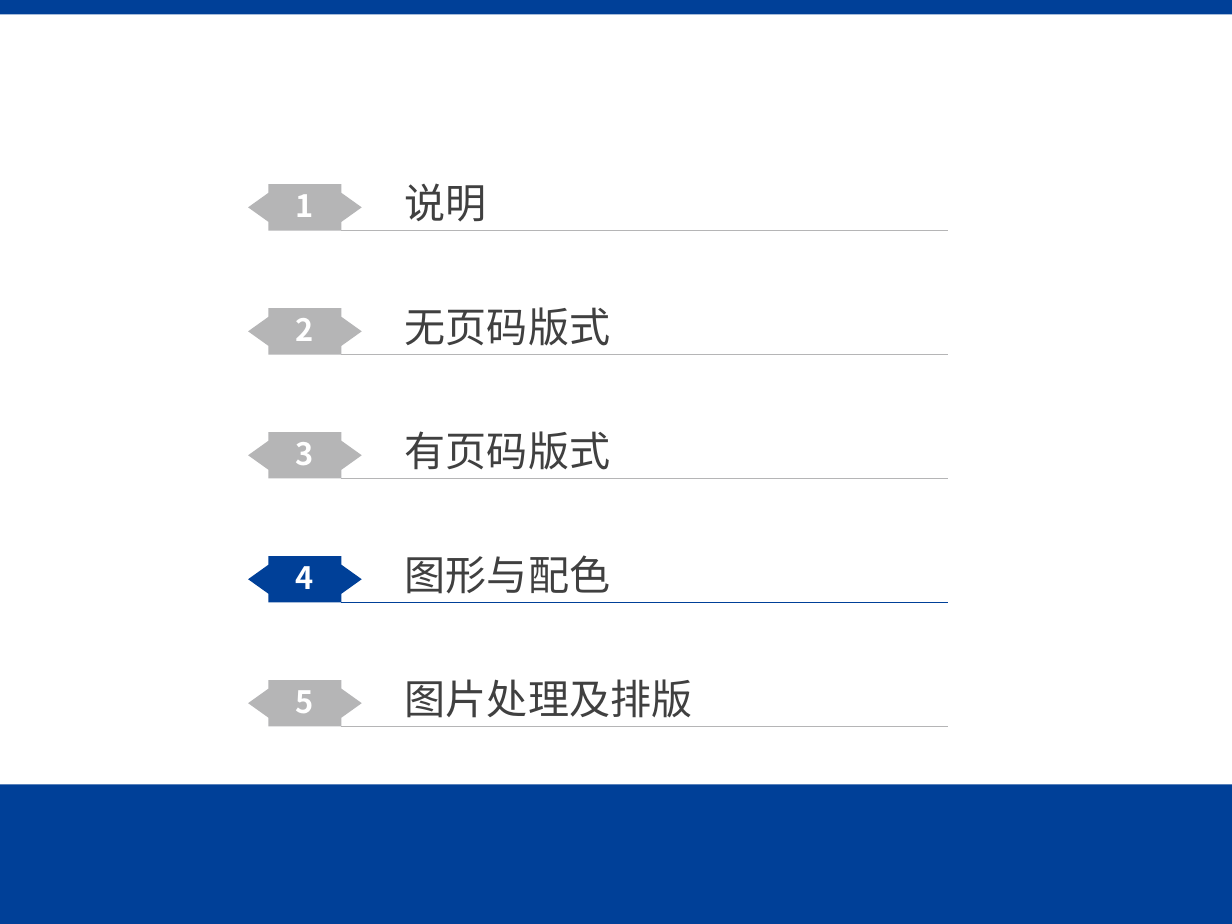
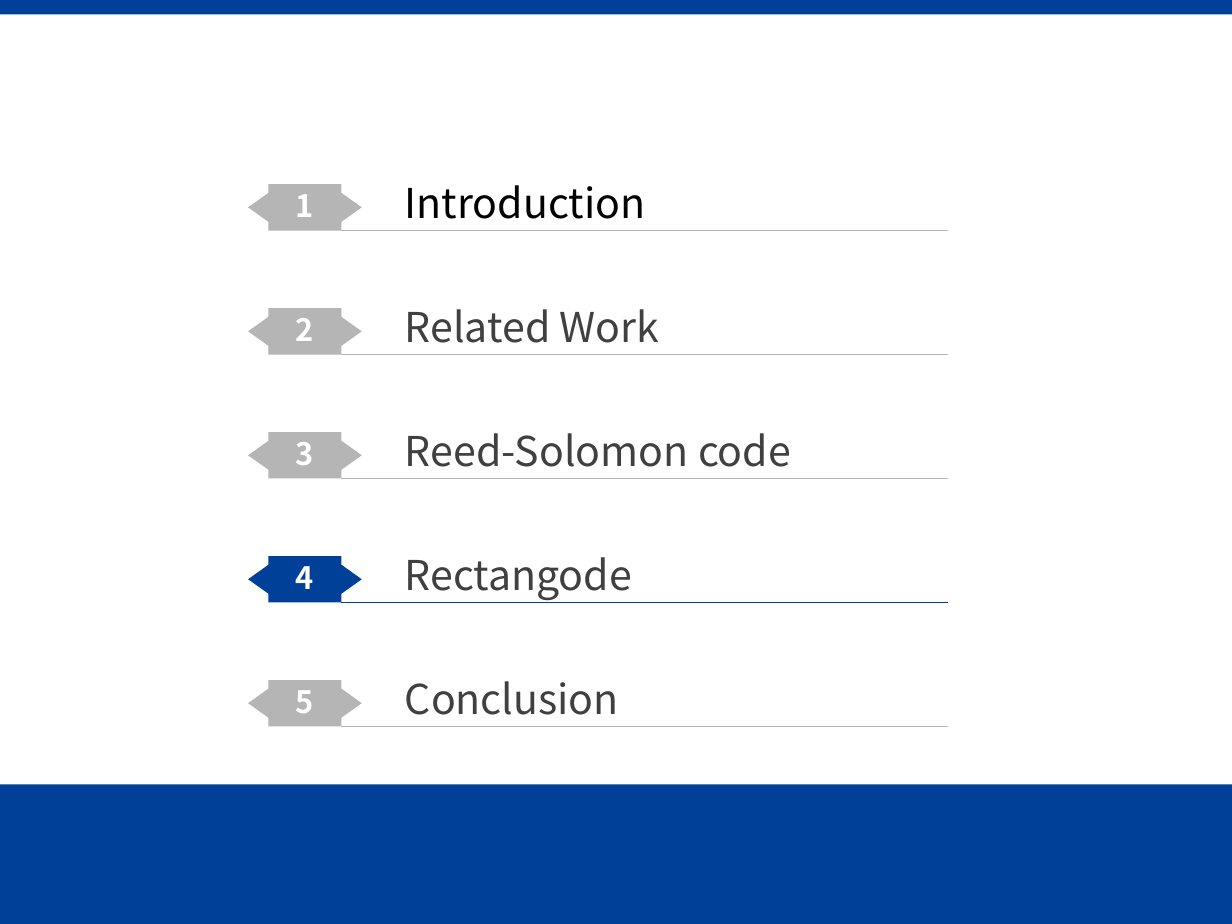
Before and after one commit to Gazer2020/Rectangode, a slide deck: slide 17 of slides.pptx (slide 21 before the commit). Drawn at 1232x924 pixels with LibreOffice and Linux fonts; fonts in the diff are those of the drawing; background and template pictures are left out. Boxes give left, top, right and bottom in pixels: in the first picture for what was removed or moved away, otherwise in the second. Text is boxed around its words. In the diff, an @@ line names an element or a change of style, - is before the commit and + after.

```diff
--- a/slides.pptx
+++ b/slides.pptx
@@ text at box(405, 185, 646, 219): text changed; text colour #404040 to #000000 @@
-说明
+Introduction
@@ text at box(405, 309, 660, 343): text changed @@
-无页码版式
+Related Work
@@ text at box(405, 433, 791, 467): text changed @@
-有页码版式
+Reed-Solomon code
@@ text at box(405, 557, 632, 601): text changed @@
-图形与配色
+Rectangode
@@ text at box(405, 681, 619, 715): text changed @@
-图片处理及排版
+Conclusion
```
Also in this commit, not shown: 3 other slides changed, 11 slides added, 15 slides removed, 3 other files.
